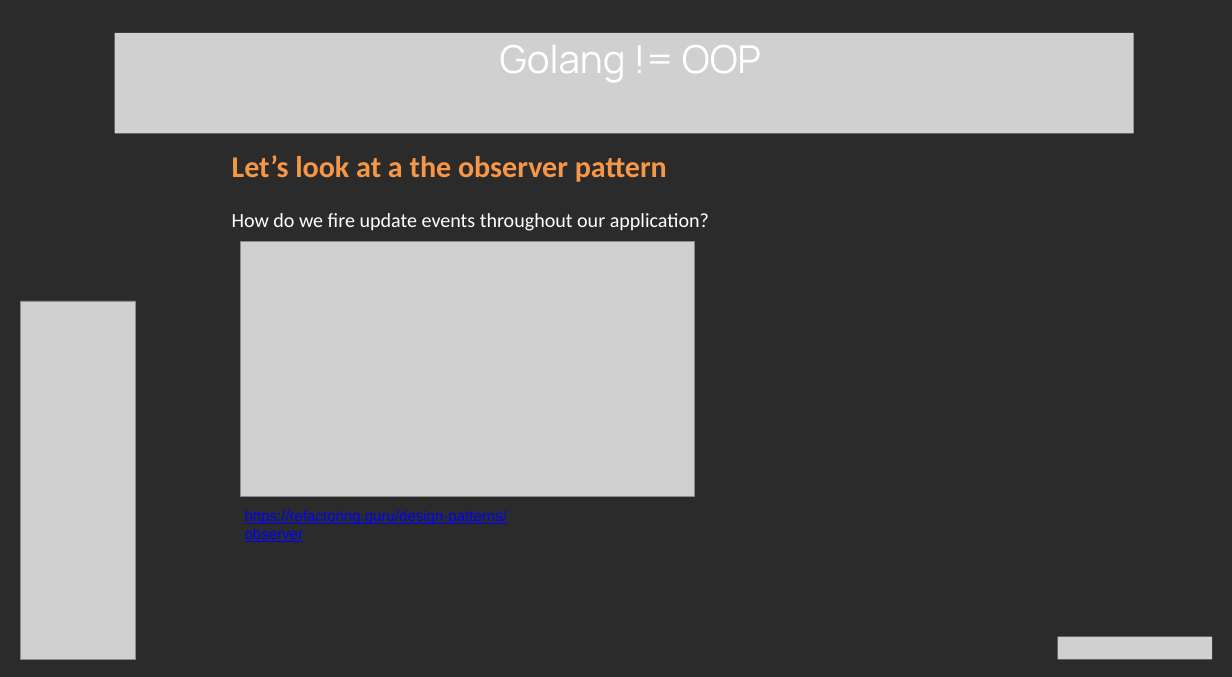
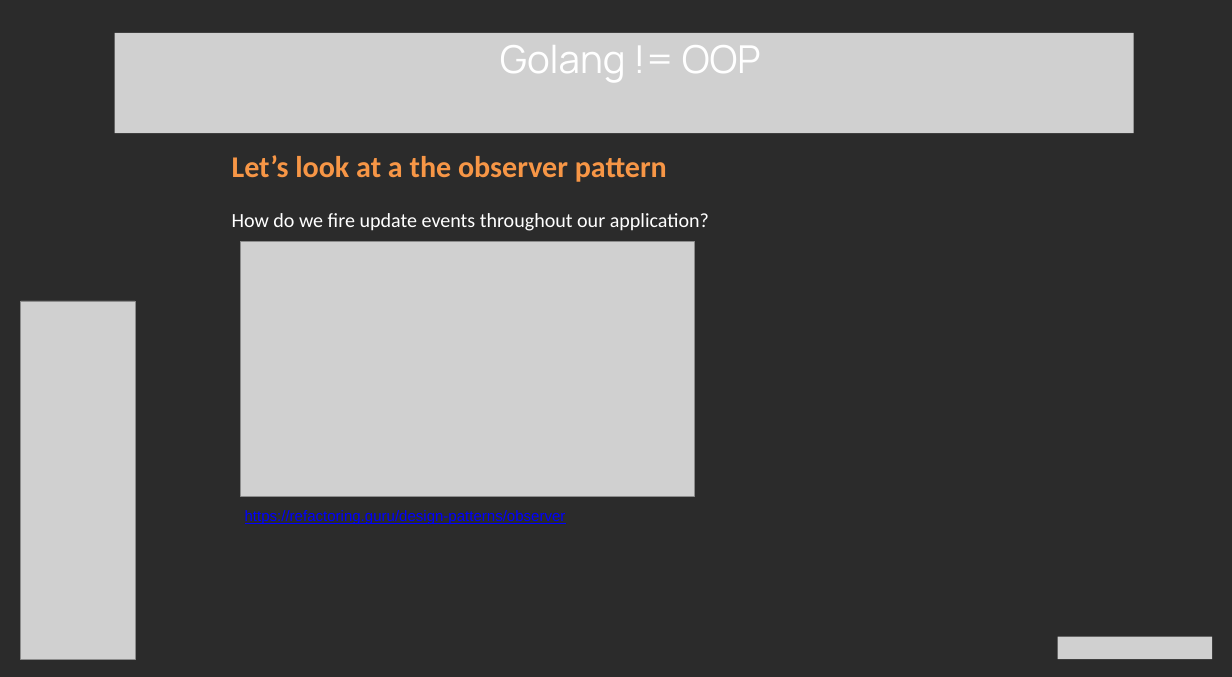
Before and after one commit to mitchelkoster/inholland-2025, a slide deck: slide 53 of presentation.pptx. Drawn at 1232x677 pixels with LibreOffice and Linux fonts; fonts in the diff are those of the drawing; grey boxes stand for pictures; background and template pictures are left out; a plain dark background stands for a picture behind light text. Boxes give left, top, right and bottom in pixels: in the first picture for what was removed or moved away, otherwise in the second. Text is boxed around its words. In the diff, an @@ line names an element or a change of style, - is before the commit and + after.

```diff
--- a/presentation.pptx
+++ b/presentation.pptx
@@ text "https://refactoring.guru/design-patterns/observer" rewrapped from <box>245,510,507,542</box> to <box>245,510,566,524</box> @@
```
Also in this commit, not shown: 58 other slides changed.
